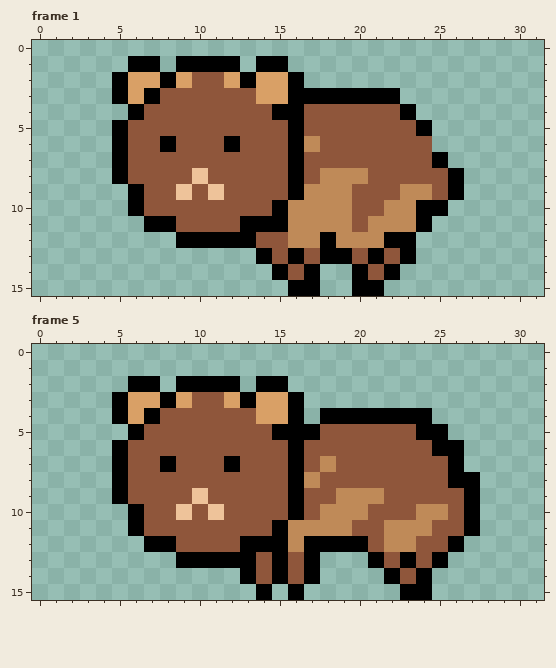
Two states of a pixel-art file, Art/Hamster_run.ase. Above: the version before the commit.
32x16 pixels, 5 frames. Shown: frame 1, frame 5. The commit also changed other frames, which this record leaves out.
Once edited:
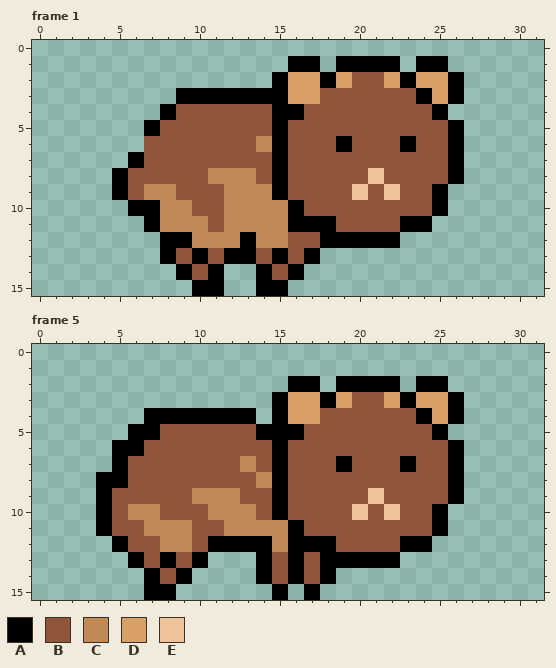
Palette (. is transparent): A #000000  B #8f563b  C #bf8a58  D #d9a066  E #eec39a
Author's note on the commit: Fix hamster sprites, background images setup
Edits made:
Changed rows in their new state; - is an unchanged pixel.
Frame 1, layers "Head", "Body":
first column x 5:
 1 -..-....-..AA-AAAA-AA-
 2 ..........ADDADBBDADDA
 3 ....AAAAAAADDBBBBBBADA
 4 -..A--------------BBA-
 5 ..A-------AB-------BBA
 6 ..-B---B-CABB-A---A-BA
 7 .A--------AB--------BA
 8 -----BCCC-AB-BBBE-----
 9 ABCCB-BCCCABBBBE-EBBA.
10 --ACC--CCCCABBB--BBB--
11 ---CCC-CCCCAAAB-BBA---
12 ---A-CCC-CCBB-AAA-.---
13 ---ABABAABABA......---
14 ----ABA--ABA.--...----
15 -----AA--AA..--..-----
Frame 5, layers "Head", "Body":
first column x 4:
 2 --..-....-..AA-AAAA-AA--
 3 -..........ADDADBBDADDA-
 4 -..-AAAAAA.ADDBBBBBB-DA-
 5 ---A------A--B------B---
 6 --A--------AB--------B--
 7 ----B---BC-AB-BA---A----
 8 A---------CABB---------.
 9 AB----CCC--AB--BBE----A.
10 ABCC-B-CCC-AB-BBE-E-BA..
11 ABBCCC--CCCCABBB--BBBA..
12 -ABBCC-AA--CA--BB-BAA..-
13 --ABAB-...ABABAAA-A...--
14 ---ABA---.ABABA---...---
15 ---AA-----.A.A-----..---
Pixel boxes of the changes (left, top, right, bottom) in both pictures:
changed: (112, 56, 464, 296)
changed: (96, 376, 480, 600)
